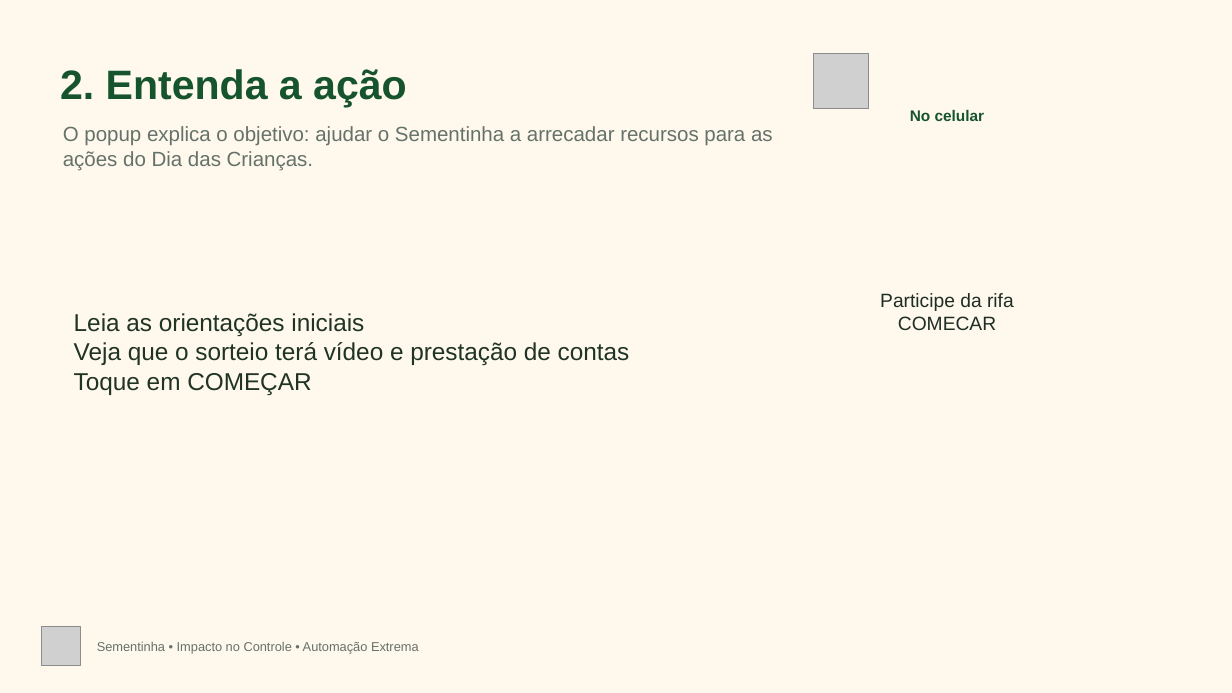
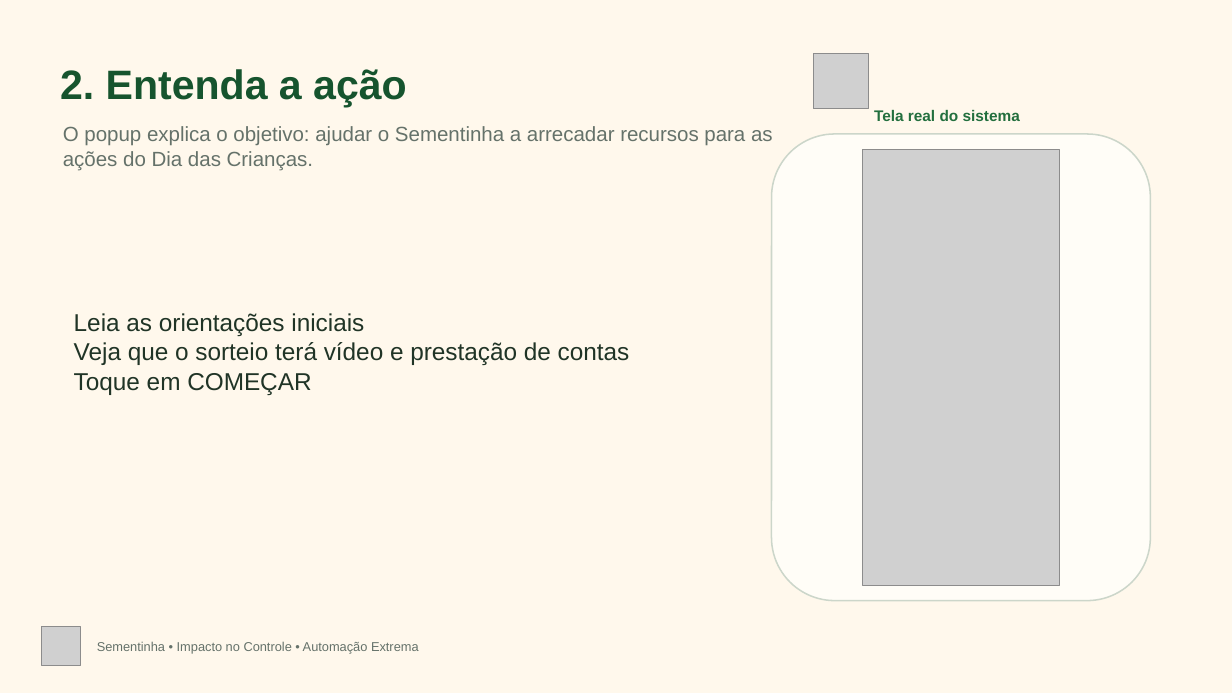
Before and after one commit to automacaoaoextremo-bot/Automacao-Extrema, a slide deck: slide 3 of public/impacto-no-controle/sementinha/tutorial/passo-a-passo-participar-sementinha.pptx. Drawn at 1232x693 pixels with LibreOffice and Linux fonts; fonts in the diff are those of the drawing; grey boxes stand for pictures. Boxes give left, top, right and bottom in pixels: in the first picture for what was removed or moved away, otherwise in the second. Text is boxed around its words. In the diff, an @@ line names an element or a change of style, - is before the commit and + after.

Commit message:
feat(impacto): evolui comprovantes e relatorios da rifa do Sementinha

```diff
--- a/public/impacto-no-controle/sementinha/tutorial/passo-a-passo-participar-sementinha.pptx
+++ b/public/impacto-no-controle/sementinha/tutorial/passo-a-passo-participar-sementinha.pptx
@@ text at (x1=874, y1=110, x2=1020, y2=121): text changed; text colour #16542E to #236F3E @@
-No celular
+Tela real do sistema
@@ rounded rectangle added at (x1=772, y1=134, x2=1151, y2=601), fill #FFFDF7, outline #CCD6CA 1.2 pt @@
@@ picture added at (x1=863, y1=149, x2=1059, y2=585) @@
@@ text removed at (x1=880, y1=293, x2=1014, y2=330) @@
-Participe da rifa
-COMECAR
```
Also in this commit, not shown: 3 other slides changed, 12 other files.
